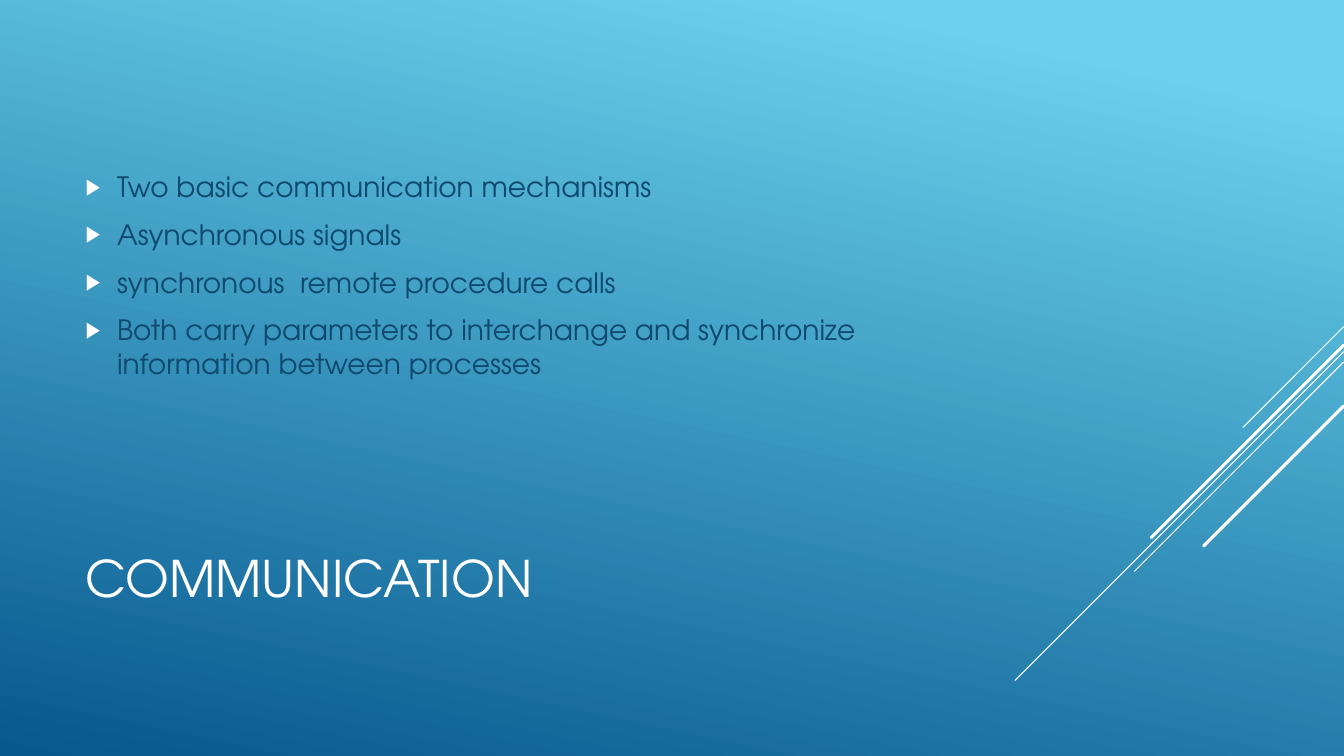
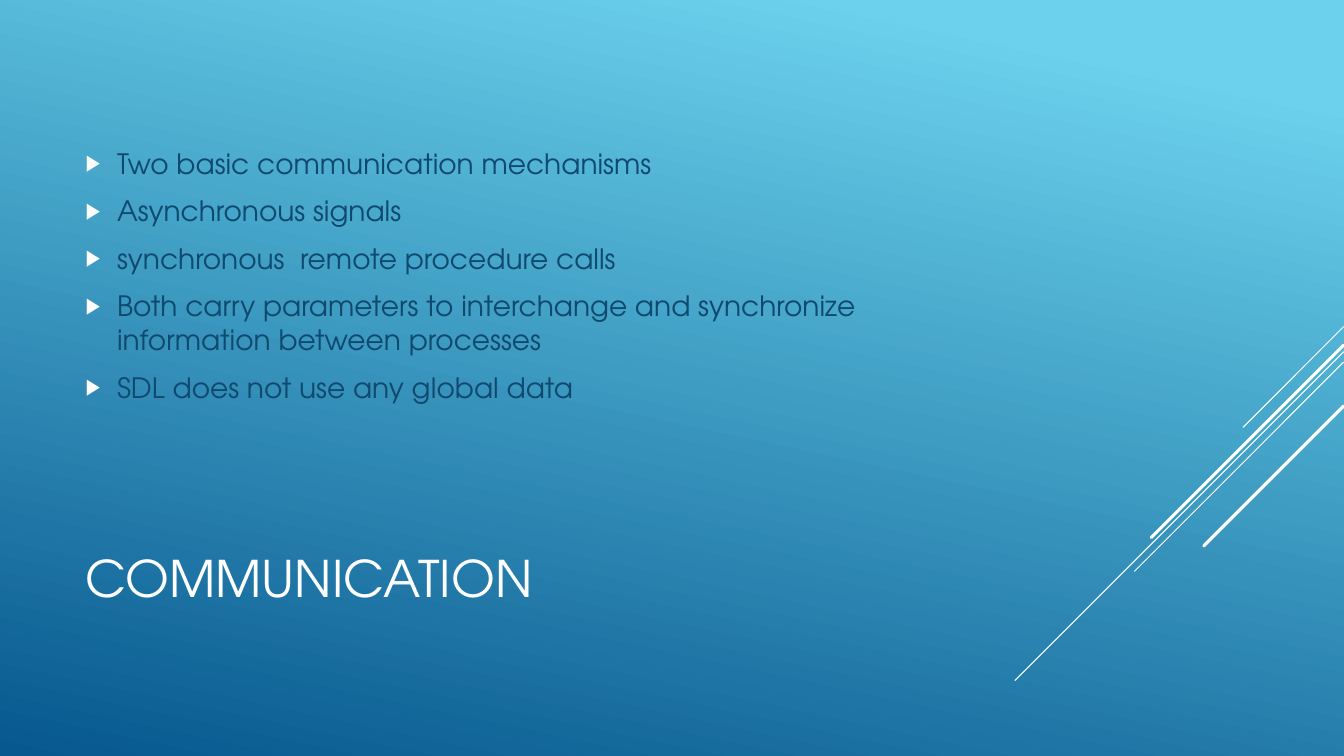
Before and after one commit to bmorale1/cpsc4175, a slide deck: slide 8 of Homework/SDL_IsaacMorales_cpsc4175.pptx. Drawn at 1344x756 pixels with LibreOffice and Linux fonts; fonts in the diff are those of the drawing. Boxes give left, top, right and bottom in pixels: in the first picture for what was removed or moved away, otherwise in the second. Text is boxed around its words. In the diff, an @@ line names an element or a change of style, - is before the commit and + after.

```diff
--- a/Homework/SDL_IsaacMorales_cpsc4175.pptx
+++ b/Homework/SDL_IsaacMorales_cpsc4175.pptx
@@ text at [117, 377, 573, 404]: paragraph added @@
+▶ SDL does not use any global data
```
Also in this commit, not shown: 7 other slides changed.
